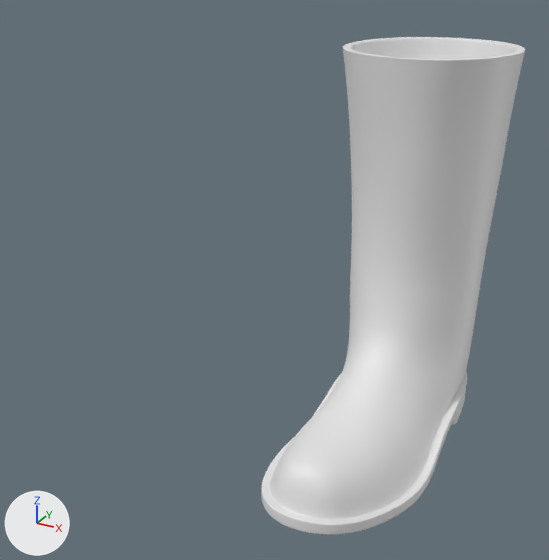
A saved change to the Blender file Attires/Attires_Shoes/Attire_Shoes_BootsPeasant/BootsPeasant_HIGHPOLY.blend.
The view is the same before and after, from a 50 mm camera at (0.324, -0.618, 0.406) aimed at (0.021, -0.068, 0.13). The axes (+X, +Y, +Z) are drawn at lower left. The lights are the same throughout.

Names of what the first picture shows: 'Attire_Shoes_BootsPeasant_HIGHPOLY'.
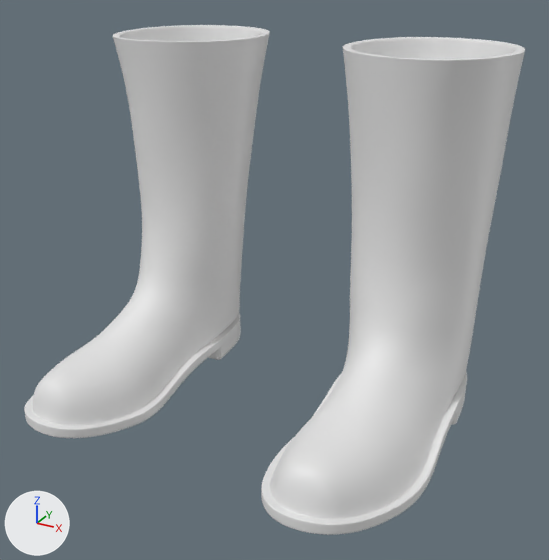
Edits to the bpy script that builds the scene:
```text
Change ob_attire_shoes_bootspeasant_highpoly:
    add _m = ob_attire_shoes_bootspeasant_highpoly.modifiers.new('Mirror', 'MIRROR')
```

Changed parts and their boxes [x1, y1, x2, y2] in the pictures (549 x 560 px):
'Attire_Shoes_BootsPeasant_HIGHPOLY', modifiers changed (89% wider)
    before: [261, 37, 525, 535]
    after: [24, 25, 525, 535]
